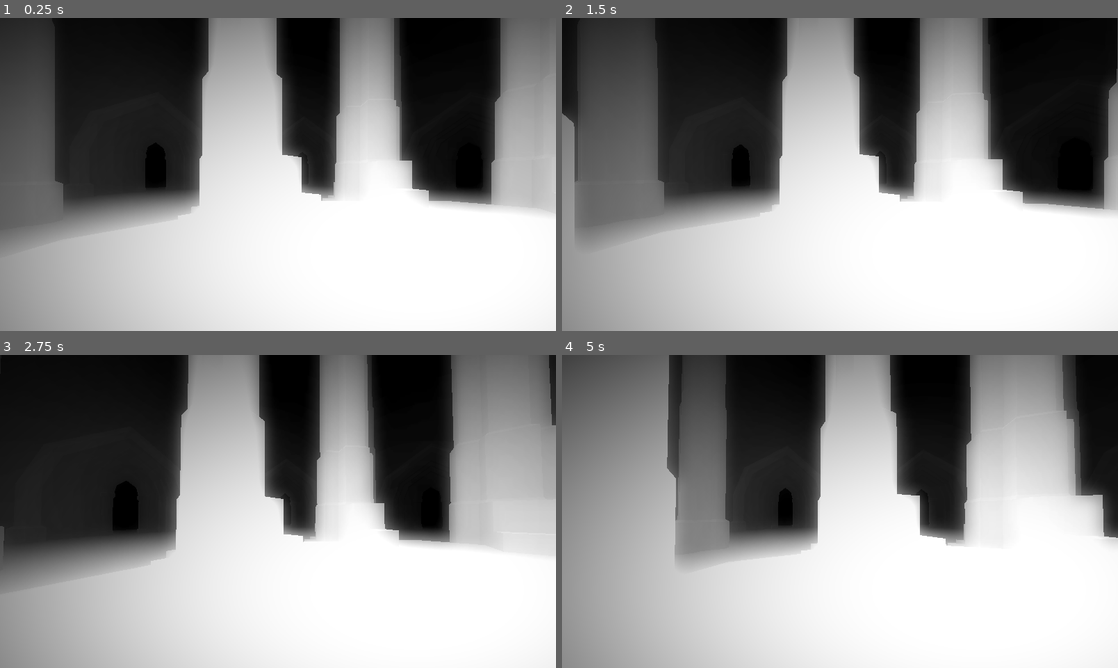
Above: before the commit, frames 1-4 (two rows, left to right).
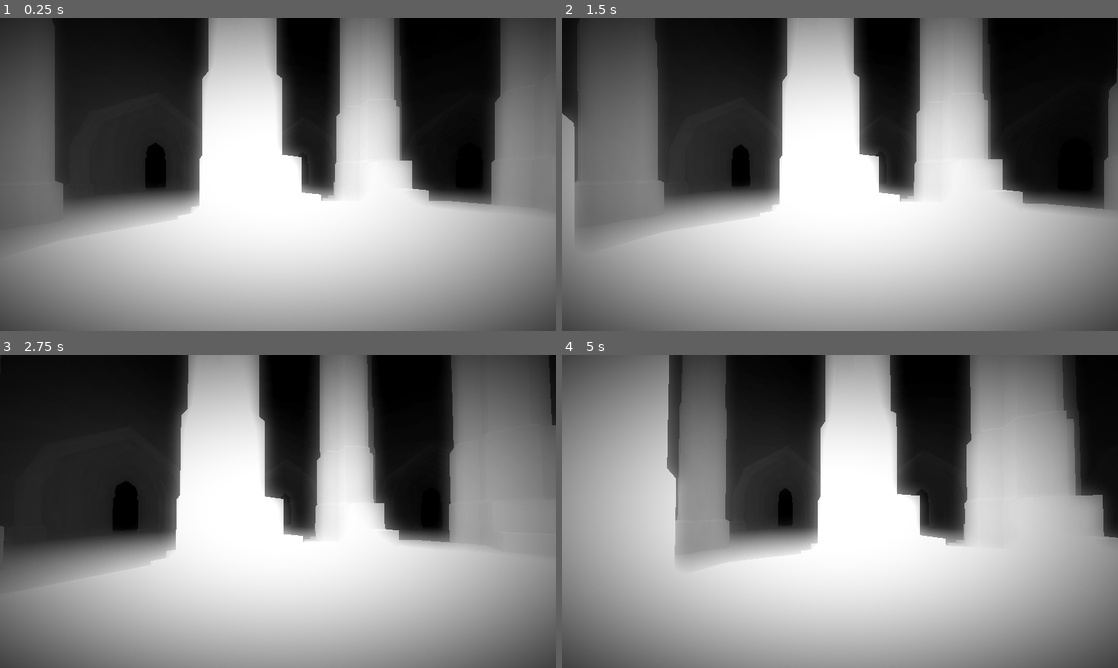
Above: after the commit, the same moments.

Repository: init-Sense/octant
Game: Godot game, scene res://scenes/level/octagon.tscn
Two runs of this game, one before a commit and one after it. Both use one fixed random seed, a clock stepped at 60 frames per second and the inputs below.
Inputs (mouse positions are in pixels of both pictures, inside the frame that each line leads up to):
- Up to frame 1 (0.25 s): no input
- Up to frame 2 (1.5 s): move the mouse to (867, 174) at 0.52 s; hold Q (crouch_up) from 0.53 s (still down); tap Shift (run) at 0.6, 1.35 s; move the mouse to (812, 174) at 1.27 s
- Up to frame 3 (2.75 s): keep holding Q (crouch_up); move the mouse to (289, 505) at 2.02 s; tap Shift (run) at 2.1 s
- Up to frame 4 (5 s): keep holding Q (crouch_up); move the mouse to (834, 517) at 2.77 s; tap Shift (run) at 2.85, 3.6, 4.35 s; move the mouse to (878, 514) at 3.52 s; move the mouse to (795, 508) at 4.27 s

The runs differ from the first frame. In frame 1, 39% of the frame differs, in the area x 0-100%, y 0-100%; in frame 2, 33%; in frame 3, 43%; in frame 4, 45%.

Commit message:
feature: added post processing: vignette + underwater effect

Diff:
--- a/scenes/player/player.tscn
+++ b/scenes/player/player.tscn
@@ -1,10 +1,10 @@
-[gd_scene load_steps=17 format=3 uid="uid://cu3wtrebnb1dy"]
+[gd_scene load_steps=16 format=3 uid="uid://cu3wtrebnb1dy"]
 
 [ext_resource type="Script" path="res://scripts/player/player.gd" id="1_ne7vt"]
 [ext_resource type="PackedScene" uid="uid://bhcc5cpghylya" path="res://scenes/player/direction.tscn" id="1_tw8pf"]
 [ext_resource type="PackedScene" uid="uid://dri75rr172bm8" path="res://scenes/player/jump.tscn" id="2_8258e"]
 [ext_resource type="Script" path="res://scripts/player/camera.gd" id="2_kf2t8"]
-[ext_resource type="Shader" path="res://shaders/vignette.gdshader" id="3_3odcv"]
+[ext_resource type="PackedScene" uid="uid://dx2llx4q87ij" path="res://scenes/post_processing/post_processing.tscn" id="3_do34h"]
 [ext_resource type="PackedScene" uid="uid://coa5srfyqm0yl" path="res://scenes/player/crouch.tscn" id="3_svdt6"]
 [ext_resource type="PackedScene" uid="uid://hd8bno8i2dv7" path="res://scenes/player/interaction.tscn" id="4_xrt8m"]
 [ext_resource type="PackedScene" uid="uid://pxmd0xahckh5" path="res://scenes/player/gravity.tscn" id="7_6ib4u"]
@@ -22,14 +22,6 @@
 [sub_resource type="CapsuleShape3D" id="CapsuleShape3D_vyse8"]
 radius = 0.15
 height = 0.3
-
-[sub_resource type="ShaderMaterial" id="ShaderMaterial_ukljm"]
-shader = ExtResource("3_3odcv")
-shader_parameter/inner_radius = 0.1
-shader_parameter/outer_radius = 1.0
-shader_parameter/vignette_strength = 1.0
-shader_parameter/dither_strength = 0.0
-shader_parameter/vignette_color = null
 
 [sub_resource type="SphereShape3D" id="SphereShape3D_r8biq"]
 
@@ -61,21 +53,7 @@
 far = 1000.0
 script = ExtResource("2_kf2t8")
 
-[node name="Shaders" type="Control" parent="Head/Camera"]
-custom_minimum_size = Vector2(1920, 1080)
-layout_mode = 3
-anchors_preset = 0
-offset_right = 40.0
-offset_bottom = 40.0
-
-[node name="ColorRect" type="ColorRect" parent="Head/Camera/Shaders"]
-material = SubResource("ShaderMaterial_ukljm")
-layout_mode = 1
-anchors_preset = 15
-anchor_right = 1.0
-anchor_bottom = 1.0
-grow_horizontal = 2
-grow_vertical = 2
+[node name="PostProcessing" parent="Head/Camera" instance=ExtResource("3_do34h")]
 
 [node name="Collision" type="CollisionShape3D" parent="Head"]
 shape = SubResource("SphereShape3D_r8biq")
--- /dev/null
+++ b/scenes/post_processing/post_processing.tscn
@@ -0,0 +1,53 @@
+[gd_scene load_steps=7 format=3 uid="uid://dx2llx4q87ij"]
+
+[ext_resource type="Shader" path="res://shaders/vignette.gdshader" id="1_2o5ni"]
+[ext_resource type="Shader" path="res://shaders/underwater.gdshader" id="2_ja6pt"]
+
+[sub_resource type="FastNoiseLite" id="FastNoiseLite_4ixpf"]
+noise_type = 0
+frequency = 0.005
+
+[sub_resource type="NoiseTexture2D" id="NoiseTexture2D_l4a3s"]
+width = 128
+height = 128
+seamless = true
+noise = SubResource("FastNoiseLite_4ixpf")
+
+[sub_resource type="ShaderMaterial" id="ShaderMaterial_kryne"]
+shader = ExtResource("2_ja6pt")
+shader_parameter/refraction_stretch = Vector2(0.5, 0.5)
+shader_parameter/refraction_strength = 0.02
+shader_parameter/water_tint = Color(1, 1, 1, 0.1)
+shader_parameter/speed = 0.08
+shader_parameter/refraction_map = SubResource("NoiseTexture2D_l4a3s")
+
+[sub_resource type="ShaderMaterial" id="ShaderMaterial_mxovj"]
+shader = ExtResource("1_2o5ni")
+shader_parameter/inner_radius = 0.1
+shader_parameter/outer_radius = 1.0
+shader_parameter/vignette_strength = 1.0
+shader_parameter/dither_strength = 0.0
+shader_parameter/vignette_color = null
+
+[node name="PostProcessing" type="Node"]
+
+[node name="UnderwaterCanvas" type="CanvasLayer" parent="."]
+visible = false
+
+[node name="Underwater" type="ColorRect" parent="UnderwaterCanvas"]
+material = SubResource("ShaderMaterial_kryne")
+anchors_preset = 15
+anchor_right = 1.0
+anchor_bottom = 1.0
+grow_horizontal = 2
+grow_vertical = 2
+
+[node name="VignetteCanvas" type="CanvasLayer" parent="."]
+
+[node name="Vignette" type="ColorRect" parent="VignetteCanvas"]
+material = SubResource("ShaderMaterial_mxovj")
+anchors_preset = 15
+anchor_right = 1.0
+anchor_bottom = 1.0
+grow_horizontal = 2
+grow_vertical = 2
--- /dev/null
+++ b/shaders/underwater.gdshader
@@ -0,0 +1,38 @@
+shader_type canvas_item;
+
+uniform sampler2D refraction_map;
+
+uniform vec2 refraction_stretch = vec2(1.0, 1.0);
+uniform float refraction_strength : hint_range(0.0, 0.1) = 0.02;
+
+uniform vec4 water_tint : source_color = vec4(0.2, 0.6, 1.0, 0.1);
+uniform float speed : hint_range(0.0, 1.0) = 0.1;
+
+uniform sampler2D SCREEN_TEXTURE : hint_screen_texture, filter_linear_mipmap;
+
+varying vec2 globalposition;
+void vertex(){
+	globalposition = (MODEL_MATRIX * vec4(VERTEX, 0.0, 1.0)).xy;
+}
+
+
+void fragment()
+{
+	vec2 uv = globalposition / 512.0;
+
+	vec2 refraction_offset = texture(
+		refraction_map,
+		vec2(
+			mod(uv.x * refraction_stretch.x + TIME * speed, 1.0),
+			mod(uv.y * refraction_stretch.y + TIME * speed, 1.0))).xy;
+	// Set values between -0.5 and 0.5 (instead of 0 and 1). Otherwise the reflection will move whith increased refraction_strength
+	refraction_offset -= 0.5;
+
+	// Get the screen texture and distort it
+	vec4 refraction = texture(SCREEN_TEXTURE, SCREEN_UV - refraction_offset * refraction_strength);
+
+	vec4 color = vec4(1.0);
+
+	color.rgb = mix(refraction.rgb, water_tint.rgb, water_tint.a);
+	COLOR = color;
+}
